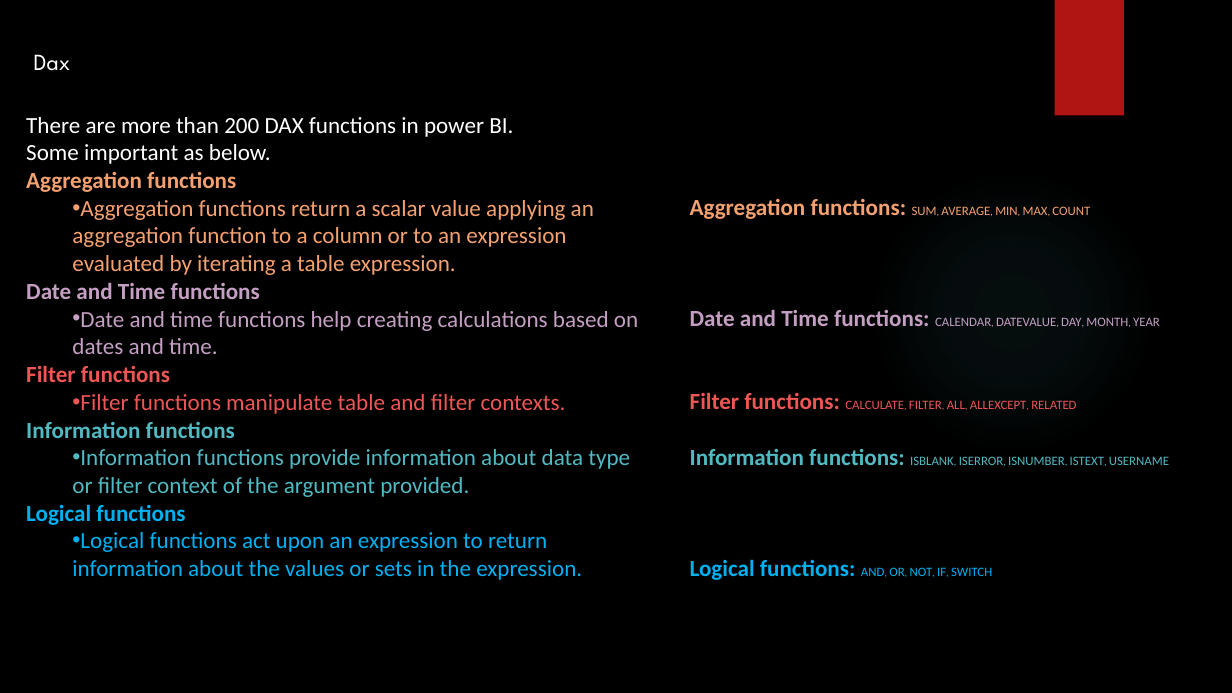
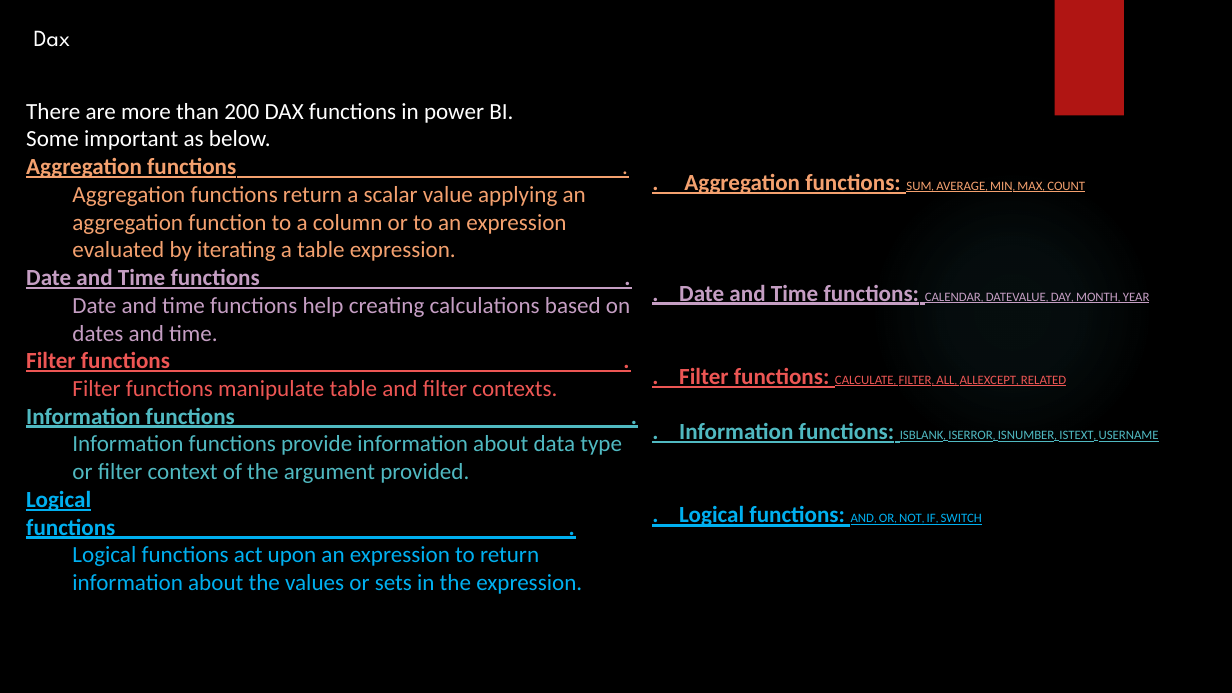
Before and after one commit to SHIVRAJSHINDE/Ethans, a slide deck: slide 2 of 17 18 20/5.Power Bi/5) Dax/Dax.pptx. Drawn at 1232x693 pixels with LibreOffice and Linux fonts; fonts in the diff are those of the drawing; background and template pictures are left out. Boxes give left, top, right and bottom in pixels: in the first picture for what was removed or moved away, otherwise in the second. Text is boxed around its words. In the diff, an @@ line names an element or a change of style, - is before the commit and + after.

```diff
--- a/17 18 20/5.Power Bi/5) Dax/Dax.pptx
+++ b/17 18 20/5.Power Bi/5) Dax/Dax.pptx
@@ text "Dax": place and size @@
-text "Dax" at [34, 54, 71, 71]
+text "Dax" at [34, 30, 71, 47]
@@ text at [26, 157, 236, 178]: text changed @@
-Aggregation functions
+Aggregation functions .
@@ text at [679, 173, 1159, 527]: text changed @@
-Aggregation functions: SUM, AVERAGE, MIN, MAX, COUNT
-Date and Time functions: CALENDAR, DATEVALUE, DAY, MONTH, YEAR
-Filter functions: CALCULATE, FILTER, ALL, ALLEXCEPT, RELATED
-Information functions: ISBLANK, ISERROR, ISNUMBER, ISTEXT, USERNAME
-Logical functions: AND, OR, NOT, IF, SWITCH
+. Aggregation functions: SUM, AVERAGE, MIN, MAX, COUNT
+. Date and Time functions: CALENDAR, DATEVALUE, DAY, MONTH, YEAR
+. Filter functions: CALCULATE, FILTER, ALL, ALLEXCEPT, RELATED
+. Information functions: ISBLANK, ISERROR, ISNUMBER, ISTEXT, USERNAME
+. Logical functions: AND, OR, NOT, IF, SWITCH
@@ text at [72, 186, 630, 594]: bullet • to none @@
@@ text at [26, 269, 260, 289]: text changed @@
-Date and Time functions
+Date and Time functions .
@@ text at [26, 351, 170, 372]: text changed @@
-Filter functions
+Filter functions .
@@ text at [26, 408, 235, 428]: text changed @@
-Information functions
+Information functions .
@@ text at [26, 490, 115, 539]: text changed @@
-Logical functions
+Logical functions .
```
Also in this commit, not shown: 4 other slides changed, 7 slides added, 1 slide removed, 47 other files.
